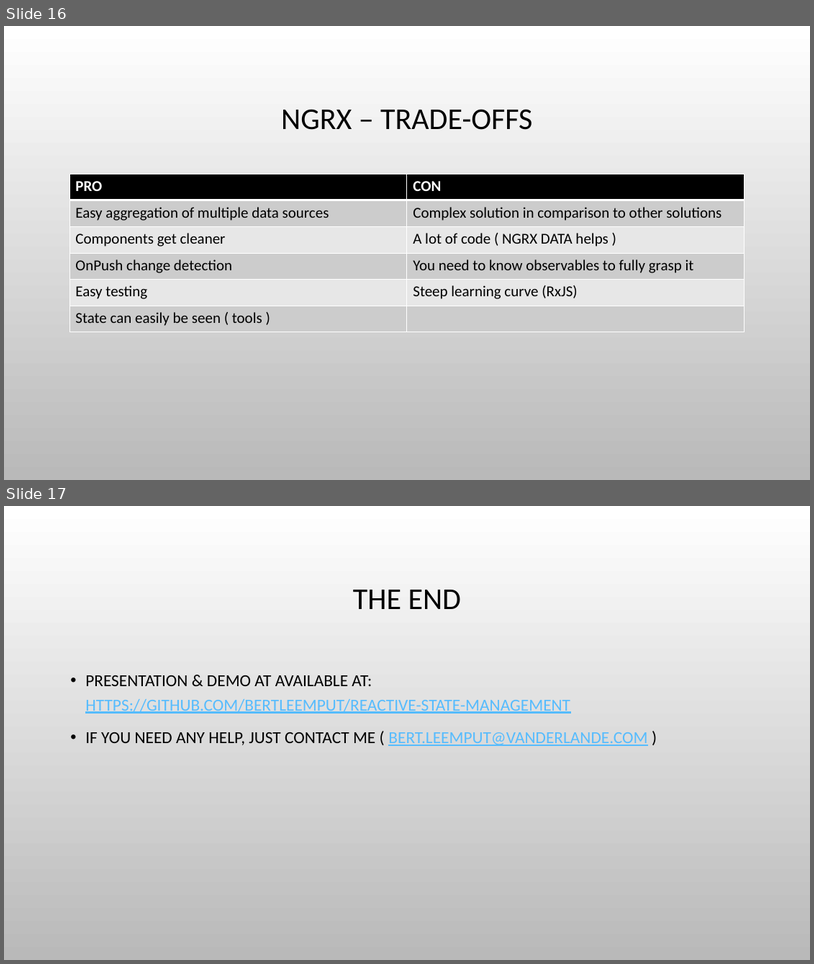
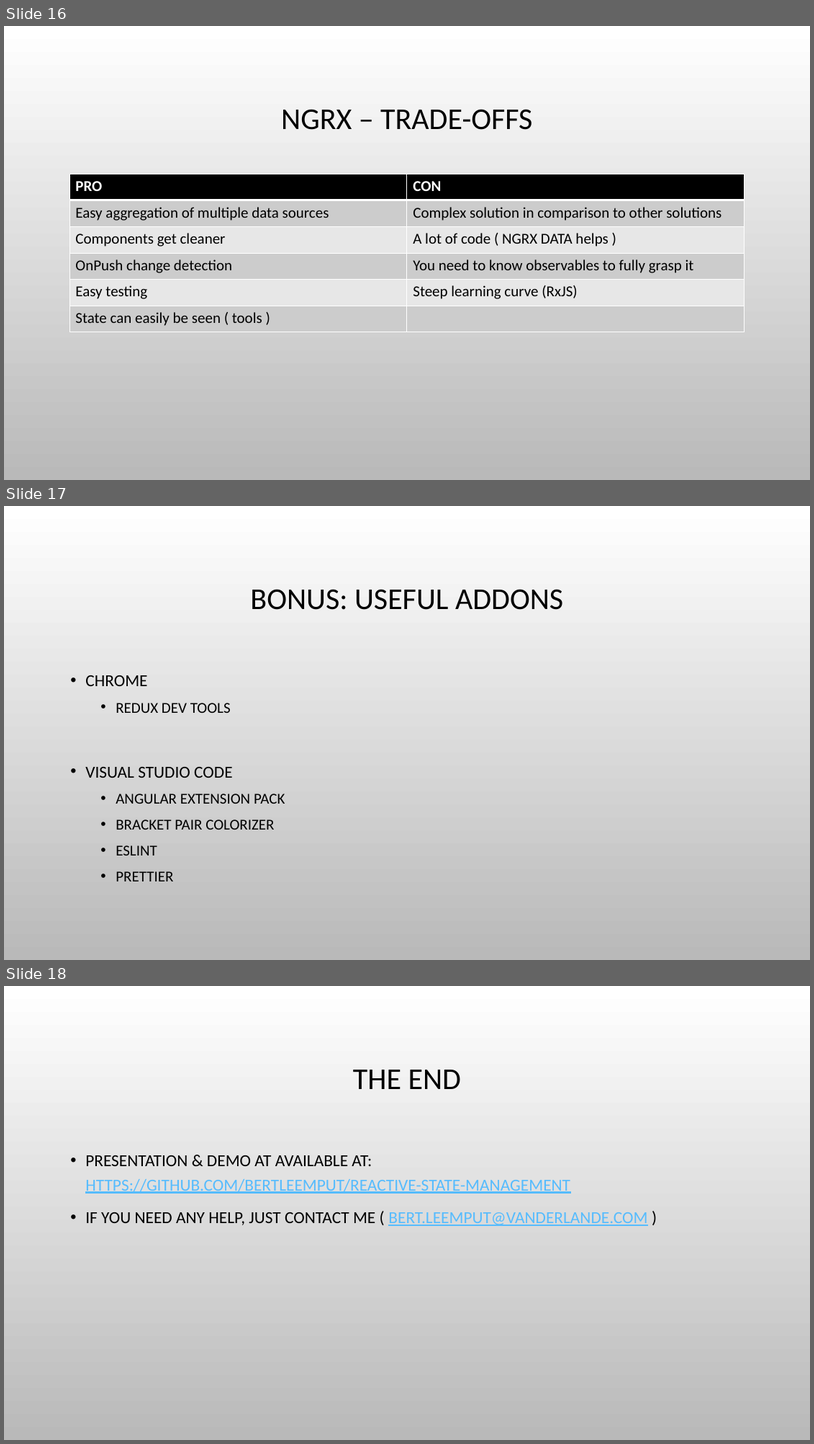
Before and after one commit to bertleemput/reactive-state-management, a slide deck: Reactive State Management.pptx. Shown one above the other, each under a label of ours: slides 16 and 17 before the commit, slides 16, 17 and 18 after it. The pictures are 814x964 and 814x1444 pixels, drawn with LibreOffice and Linux fonts; fonts in the diff are those of the drawing; background and template pictures are left out. Boxes give left, top, right and bottom in pixels: in the first picture for what was removed or moved away, otherwise in the second. Text is boxed around its words. In the diff, an @@ line names an element or a change of style, - is before the commit and + after.

```diff
--- a/Reactive State Management.pptx
+++ b/Reactive State Management.pptx
@@ slide 17 added at (4, 506, 810, 960), background picture (left out) @@
@@ title added at (250, 589, 563, 610), 36 pt, text #000000 @@
+BONUS: USEFUL ADDONS
@@ text added at (85, 675, 285, 881), 18 pt, text #000000 @@
+• CHROME
+  • REDUX DEV TOOLS
+• VISUAL STUDIO CODE
+  • ANGULAR EXTENSION PACK
+  • BRACKET PAIR COLORIZER
+  • ESLINT
+  • PRETTIER
@@ what was slide 17 is now slide 18 @@
```
Also in this commit, not shown: 3 slides changed.
